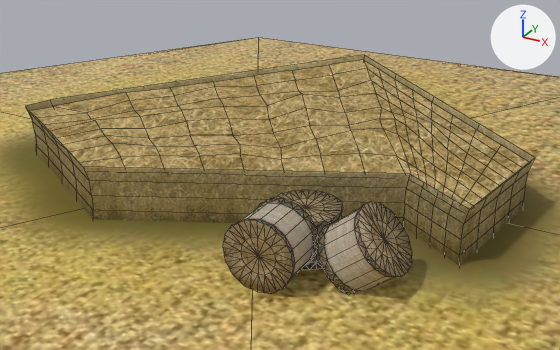
Before and after pictures for a commit that changed the FBX model src/Content/Models/yellowhex.FBX.
Before and after are seen from a camera (50 mm lens) standing at (7.67, -12.89, 6.41) and looking at (0.33, 0.46, -0.26). Lighting does not change. The marker at upper right points along +X, +Y and +Z. Mesh edges are drawn as thin lines. Where no turn or scale is listed for an object, it has been applied to the vertices.

In view in the first picture: 'Hexa', 'balik', 'balik.001', 'balik.002', 'pole'.
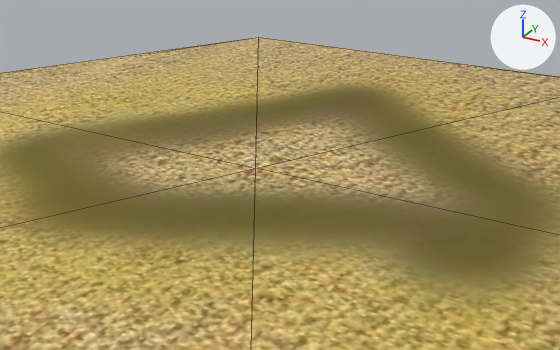
Boxes [x1, y1, x2, y2] around the edits, measured in the pictures (560 x 350 px):
'pole', deleted (brown): before [26, 55, 535, 266]
'balik', deleted (brown): before [223, 198, 318, 294]
'balik.002', deleted (brown): before [317, 201, 412, 294]
'balik.001', deleted (brown): before [274, 190, 343, 269]

Patch to the scene script:
```diff
--- a/src/Content/Models/yellowhex.FBX.py
+++ b/src/Content/Models/yellowhex.FBX.py
@@ ob_balik @@
-ob_balik = bpy.data.objects.new('balik', me_mesh_003)
-ob_balik.location = (2.45, -4.12, 0.6)
@@ ob_balik_001 @@
-ob_balik_001 = bpy.data.objects.new('balik.001', me_mesh_002)
-ob_balik_001.location = (2.51, -2.64, 0.84)
@@ ob_pole @@
-ob_pole = bpy.data.objects.new('pole', me_mesh)
-ob_pole.location = (1.14, -2.26, 0.48)
@@ ob_balik_002 @@
-ob_balik_002 = bpy.data.objects.new('balik.002', me_mesh_001)
-ob_balik_002.location = (4.08, -3.06, 0.84)
```
